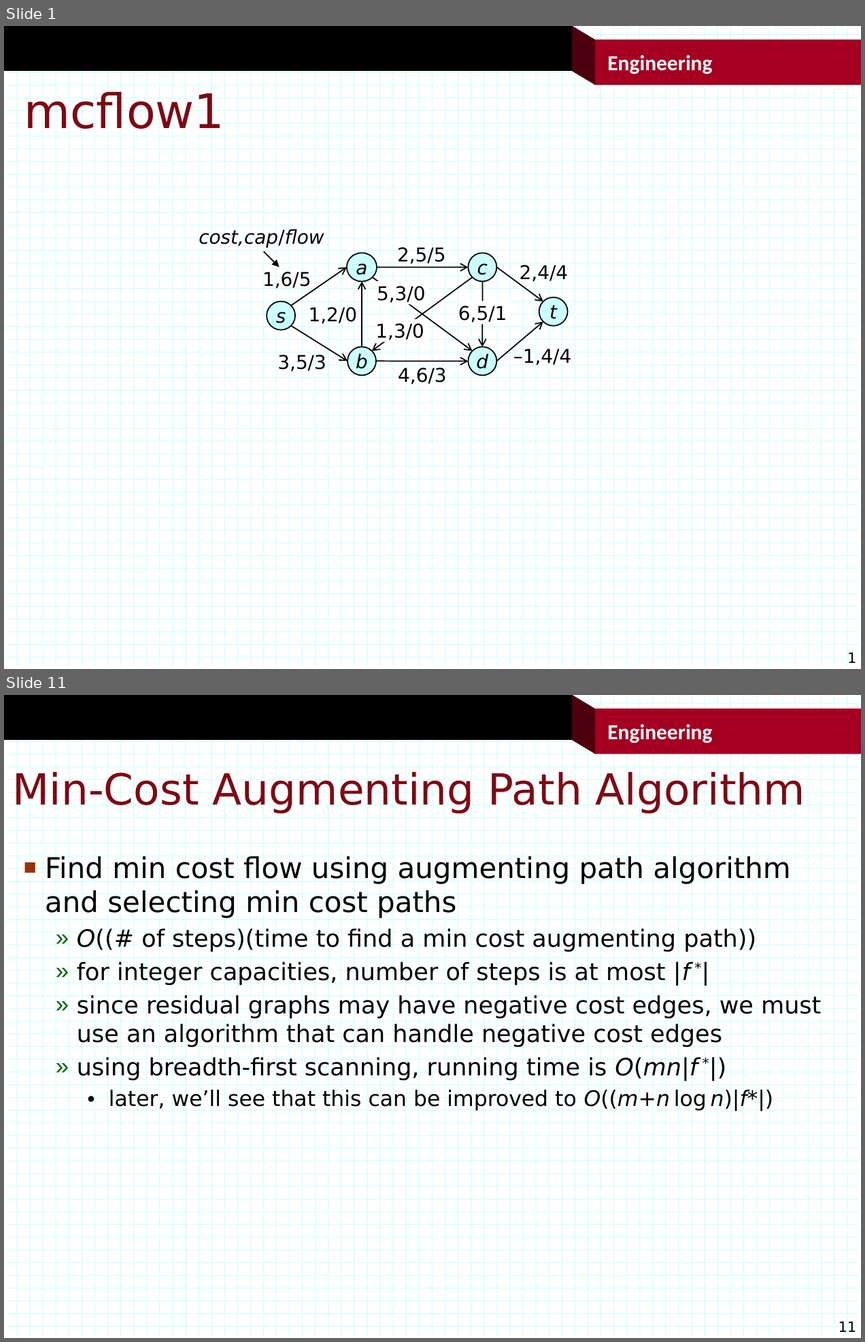
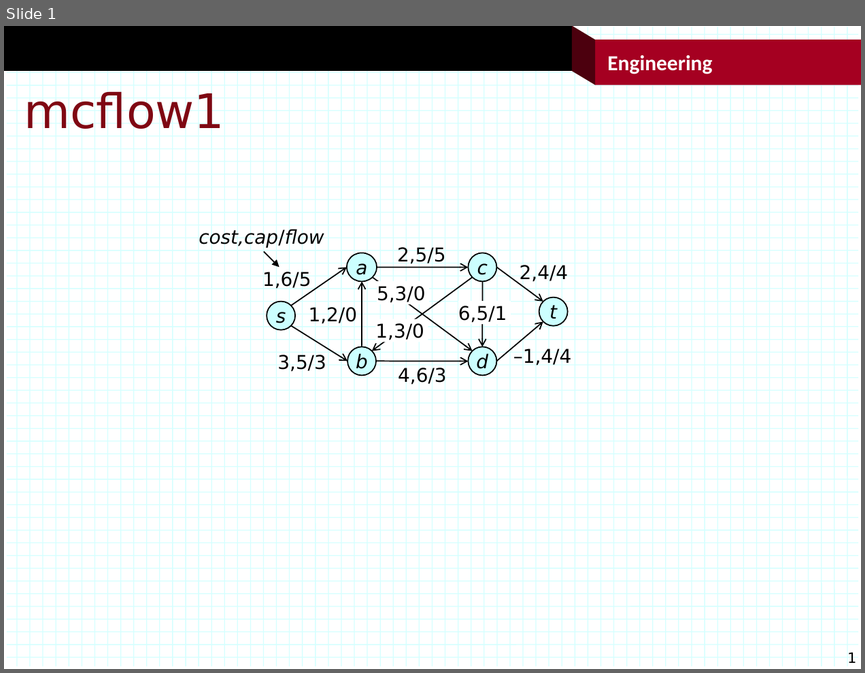
Before and after one commit to jonturner53/gads, a slide deck: graphAlgorithms/mcflow.pptx. Shown one above the other, each under a label of ours: slides 1 and 11 before the commit, slide 1 after it; the slides between them are not shown. The pictures are 865x1342 and 865x673 pixels, drawn with LibreOffice and Linux fonts; fonts in the diff are those of the drawing; background and template pictures are left out. Boxes give left, top, right and bottom in pixels: in the first picture for what was removed or moved away, otherwise in the second. Text is boxed around its words. In the diff, an @@ line names an element or a change of style, - is before the commit and + after.

```diff
--- a/graphAlgorithms/mcflow.pptx
+++ b/graphAlgorithms/mcflow.pptx
@@ slide 11 removed at <box>4,695,861,1338</box>, background #FFFFFF; not listed: 122 template elements that a slide beside it also shows @@
@@ title removed at <box>13,770,805,813</box> @@
-Min-Cost Augmenting Path Algorithm
@@ text removed at <box>45,854,821,1110</box> @@
-■ Find min cost flow using augmenting path algorithm and selecting min cost paths
-  » O((# of steps)(time to find a min cost augmenting path))
-  » for integer capacities, number of steps is at most |f *|
-  » since residual graphs may have negative cost edges, we must use an algorithm that can handle negative cost edges
-  » using breadth-first scanning, running time is O(mn|f *|)
-    • later, we’ll see that this can be improved to O((m+n log n)|f*|)
```
Also in this commit, not shown: 1 slide added, 13 other slides removed, 22 other files.
